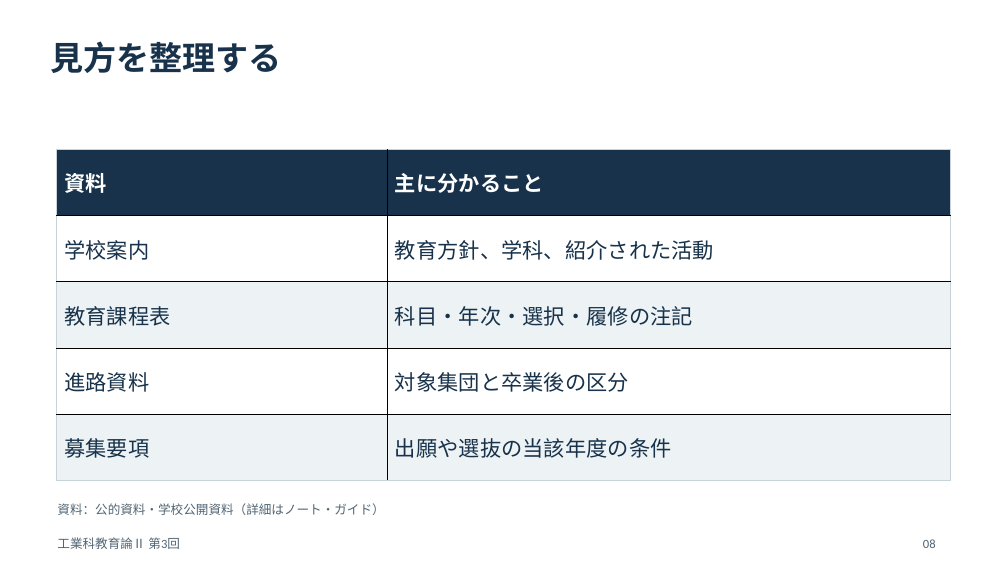
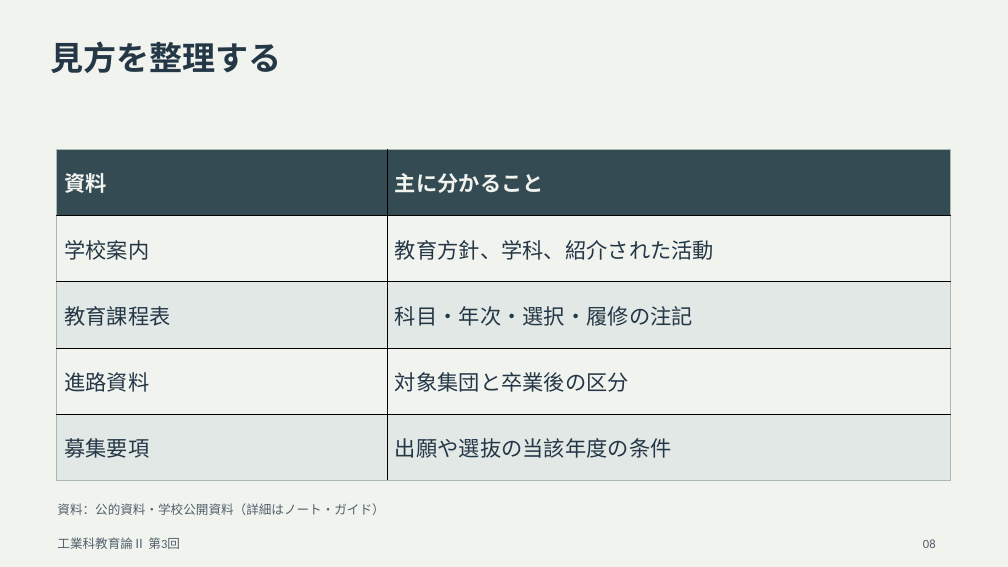
Before and after one commit to zooc-14calbp/industrial-education-ii, a slide deck: slide 8 of lessons/03/slides.pptx. Drawn at 1008x567 pixels with LibreOffice and Linux fonts; fonts in the diff are those of the drawing. Boxes give left, top, right and bottom in pixels: in the first picture for what was removed or moved away, otherwise in the second. Text is boxed around its words. In the diff, an @@ line names an element or a change of style, - is before the commit and + after.

Commit message:
Adjust slides and video colors for extended viewing

```diff
--- a/lessons/03/slides.pptx
+++ b/lessons/03/slides.pptx
@@ background #FFFFFF to #F1F3EF @@
@@ text "見方を整理する" at <box>50,41,281,73</box>: text colour #17324A to #243746 @@
@@ table at <box>57,150,951,481</box> @@
@@ fill #17324A to #344B53 in row 1 @@
@@ fill #FFFFFF to #F1F3EF in 4 cells @@
@@ fill #EDF3F5 to #E2E8E5 in 4 cells @@
@@ text colour #FFFFFF to #F1F3EF in "資料", "主に分かること" @@
@@ text colour #17324A to #243746 in "学校案内", "教育方針、学科、紹介された活動", "教育課程表", "科目・年次・選択・履修の注記" and 4 more places @@
@@ borders changed @@
@@ text colour #526675 to #52616A in 3 elements at <box>57,503,384,515</box>, <box>57,537,180,549</box>, <box>923,539,936,548</box> @@
```
Also in this commit, not shown: 27 other slides changed, 54 other files.
